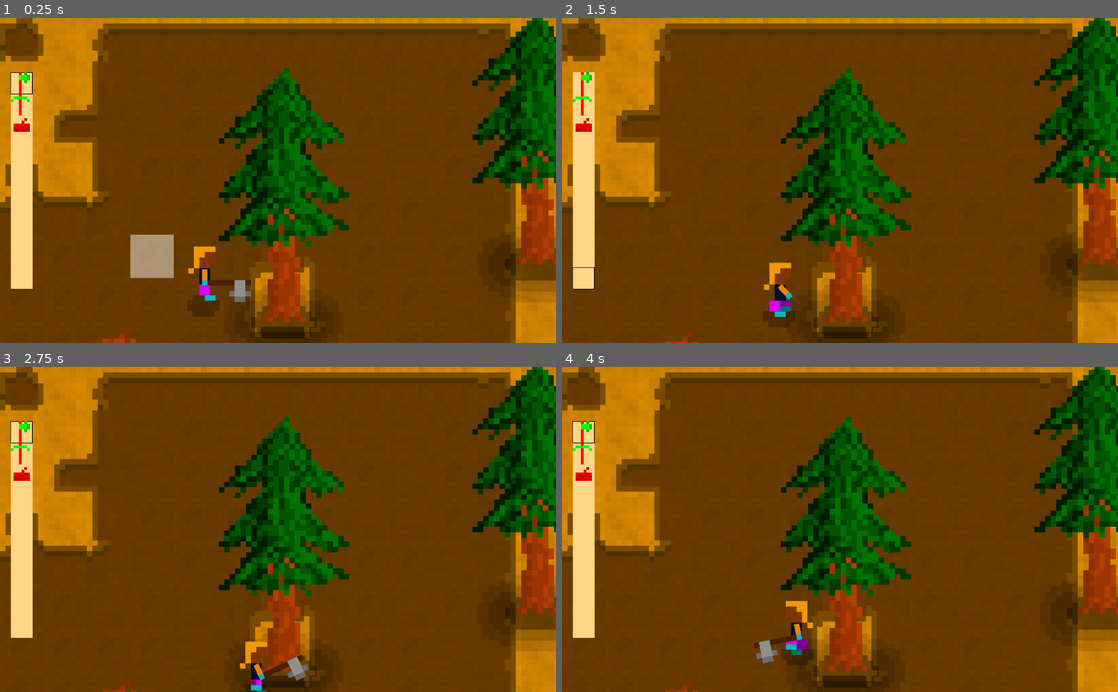
Above: before the commit, frames 1-4 (two rows, left to right).
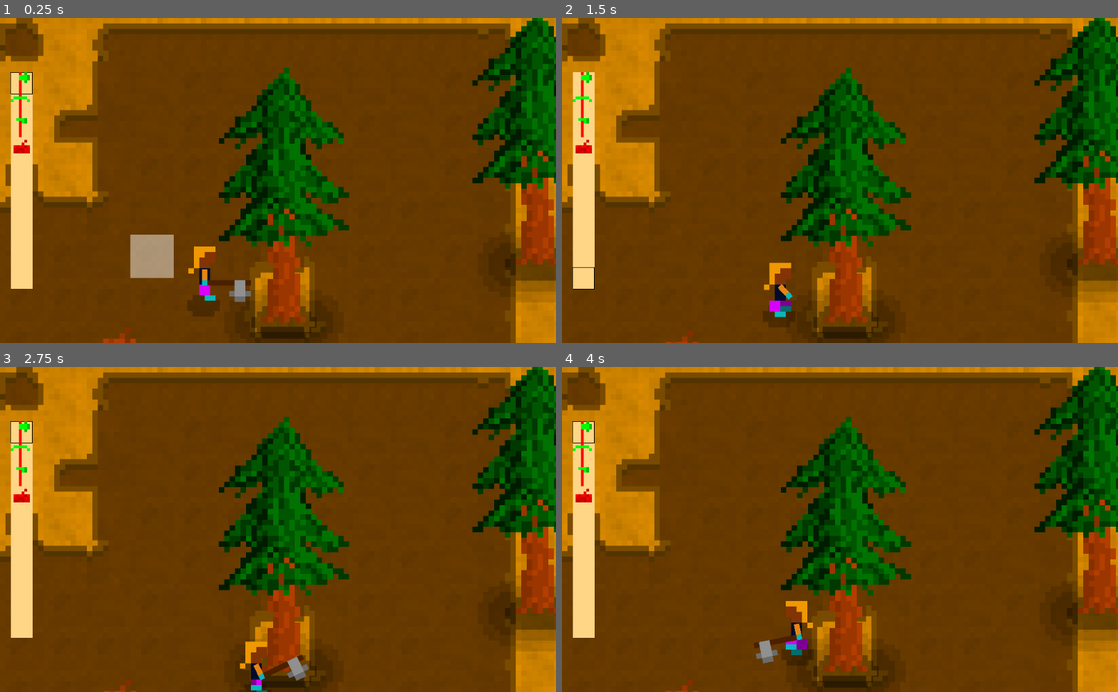
Above: after the commit, the same moments.

Repository: xarvh/residuals
Game: Godot game, scene res://scenes/map/Main.tscn
The game is run twice, just before and just after one commit, with the same random seed, the same clock (stepped at 60 frames per second) and the same inputs. Sound files missing from this copy of the repository are replaced by a short silence.
Inputs (mouse positions are in pixels of both pictures, inside the frame that each line leads up to):
- Up to frame 1 (0.25 s): no input
- Up to frame 2 (1.5 s): tap Enter (ui_accept) at 0.5, 0.77 s; move the mouse to (962, 164) at 0.52 s; hold Right (ui_right) 0.53-1.28 s; tap A (SelectNextTool) at 0.6 s; move the mouse to (728, 196) at 1.27 s; hold Down (ui_down) from 1.28 s (still down); tap Q (SelectPrevTool) at 1.35 s
- Up to frame 3 (2.75 s): tap Enter (ui_accept) at 1.52 s; move the mouse to (333, 458) at 2.02 s; release Down (ui_down) at 2.03 s; hold Right (ui_right) from 2.03 s (still down); tap A (SelectNextTool) at 2.1 s
- Up to frame 4 (4 s): move the mouse to (812, 594) at 2.77 s; release Right (ui_right) at 2.78 s; hold Up (ui_up) 2.78-3.53 s; tap Q (SelectPrevTool) at 2.85 s; tap Enter (ui_accept) at 3.02, 3.77 s; move the mouse to (1006, 578) at 3.52 s; hold Left (ui_left) from 3.53 s (still down); tap A (SelectNextTool) at 3.6 s

The runs differ from the first frame. In frame 1, 0.2% of the frame differs, in the area x 2-6%, y 29-42%; in frame 2, 0.2%; in frame 3, 0.2%; in frame 4, 0.2%.

Commit message:
Hoe + move *gd

Diff:
--- a/scenes/drop/Drop.tscn
+++ b/scenes/drop/Drop.tscn
@@ -1,8 +1,9 @@
 [gd_scene load_steps=6 format=2]
 
 [ext_resource path="res://shaders/ColorizeRGB.shader" type="Shader" id=1]
-[ext_resource path="res://scenes/drop/Drop.gd" type="Script" id=2]
+[ext_resource path="res://src/Drop.gd" type="Script" id=2]
 [ext_resource path="res://scenes/drop/wood.png" type="Texture" id=3]
+
 
 
 [sub_resource type="ShaderMaterial" id=1]
--- a/scenes/human/HumanCharacter.tscn
+++ b/scenes/human/HumanCharacter.tscn
@@ -7,7 +7,8 @@
 [ext_resource path="res://shaders/ColorizeRGB.shader" type="Shader" id=5]
 [ext_resource path="res://scenes/human/humanShadow.png" type="Texture" id=6]
 [ext_resource path="res://scenes/human/footstep.wav" type="AudioStream" id=7]
-[ext_resource path="res://scenes/human/HumanCharacter.gd" type="Script" id=8]
+[ext_resource path="res://src/HumanCharacter.gd" type="Script" id=8]
+
 
 [sub_resource type="Animation" id=1]
 loop = true
--- a/scenes/human/HumanCharacter_Script.tscn
+++ b/scenes/human/HumanCharacter_Script.tscn
@@ -1,11 +1,12 @@
 [gd_scene load_steps=10 format=2]
 
-[ext_resource path="res://scenes/human/HumanCharacter.gd" type="Script" id=1]
+[ext_resource path="res://src/HumanCharacter.gd" type="Script" id=1]
 [ext_resource path="res://scenes/human/legs.png" type="Texture" id=2]
 [ext_resource path="res://shaders/ColorizeRGB.shader" type="Shader" id=3]
 [ext_resource path="res://scenes/human/torso_and_head.png" type="Texture" id=4]
 [ext_resource path="res://scenes/human/arm.png" type="Texture" id=5]
 [ext_resource path="res://scenes/human/pickaxe.png" type="Texture" id=6]
+
 
 
 
--- a/scenes/map/Main.tscn
+++ b/scenes/map/Main.tscn
@@ -5,8 +5,8 @@
 [ext_resource path="res://shaders/ColorizeRGB.shader" type="Shader" id=4]
 [ext_resource path="res://scenes/drop/Drop.tscn" type="PackedScene" id=5]
 [ext_resource path="res://scenes/human/collect.wav" type="AudioStream" id=7]
-[ext_resource path="res://scenes/human/HumanPlayer.gd" type="Script" id=10]
-[ext_resource path="res://scenes/map/MapManager.gd" type="Script" id=11]
+[ext_resource path="res://src/HumanPlayer.gd" type="Script" id=10]
+[ext_resource path="res://src/MapManager.gd" type="Script" id=11]
 [ext_resource path="res://scenes/human/HumanCharacter.tscn" type="PackedScene" id=12]
 
 [sub_resource type="ShaderMaterial" id=1]
--- a/scenes/tree/Tree.tscn
+++ b/scenes/tree/Tree.tscn
@@ -1,11 +1,12 @@
 [gd_scene load_steps=9 format=2]
 
-[ext_resource path="res://scenes/tree/Tree.gd" type="Script" id=1]
+[ext_resource path="res://src/Tree.gd" type="Script" id=1]
 [ext_resource path="res://scenes/tree/treeShadow.png" type="Texture" id=2]
 [ext_resource path="res://shaders/ColorizeRGB.shader" type="Shader" id=3]
 [ext_resource path="res://scenes/tree/treeFalls.wav" type="AudioStream" id=4]
 [ext_resource path="res://scenes/tree/axeOnWood.wav" type="AudioStream" id=5]
 [ext_resource path="res://scenes/tree/tree.png" type="Texture" id=6]
+
 
 [sub_resource type="ShaderMaterial" id=1]
 shader = ExtResource( 3 )
--- a/src/Env.gd
+++ b/src/Env.gd
@@ -10,6 +10,7 @@
 enum Item {
     Axe
     Pickaxe
+    Hoe
     Wood
 }
 
--- a/scenes/human/HumanPlayer.gd
+++ b/src/HumanPlayer.gd
@@ -35,6 +35,7 @@
 func _ready():
     backpackStorage.insertInFirstEmptySlot(Env.Item.Axe)
     backpackStorage.insertInFirstEmptySlot(Env.Item.Pickaxe)
+    backpackStorage.insertInFirstEmptySlot(Env.Item.Hoe)
     backpackStorage.insertInFirstEmptySlot(Env.Item.Wood)
 
 
--- a/scenes/map/MapManager.gd
+++ b/src/MapManager.gd
@@ -89,6 +89,9 @@
         Env.Item.Pickaxe:
             return load('res://scenes/human/pickaxe.png')
 
+        Env.Item.Hoe:
+            return load('res://scenes/human/hoe.png')
+
         Env.Item.Wood:
             return load('res://scenes/drop/wood.png')
 
Binary file added: scenes/human/hoe.png
Not shown, added: scenes/human/hoe.png.import
Renamed: scenes/drop/Drop.gd -> src/Drop.gd
Renamed: scenes/human/HumanCharacter.gd -> src/HumanCharacter.gd
Renamed: scenes/tree/Tree.gd -> src/Tree.gd
Not shown, changed: TODO
